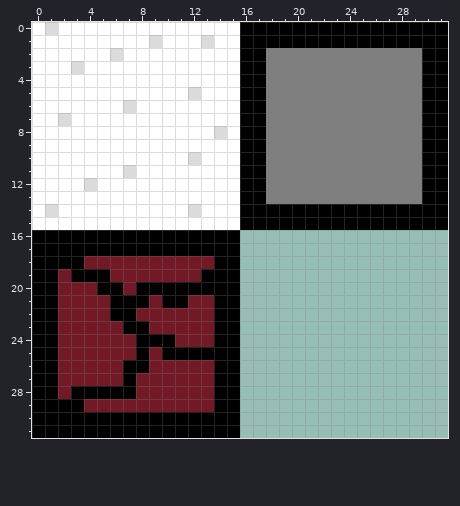
Pixel-art sprite -- placeholder-tiles.png. The first picture shows the starting point.
The file is 32x32 pixels.
Once edited:
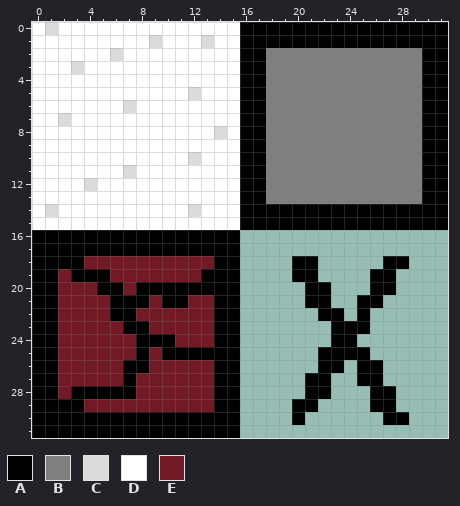
Palette (. is transparent): A #000000  B #7f7f7f  C #dbdbdb  D #ffffff  E #721926
Commit message: Updated tiles, working on random generation
Edits made:
Changed rows in their new state; - is an unchanged pixel.
first column x 20:
18 AA-----AA
19 AA----AA-
20 -AA---AA-
21 -AA--AA--
22 --AA-A---
23 ---AAA---
24 ---AA----
25 --AAAA---
26 --AA-AA--
27 -AA--AA--
28 -AA---AA-
29 AA----AA-
30 A------AA
Where, in picture pixels (left, top, right, bottom), the same in both pictures:
added: (292, 256, 409, 425)
